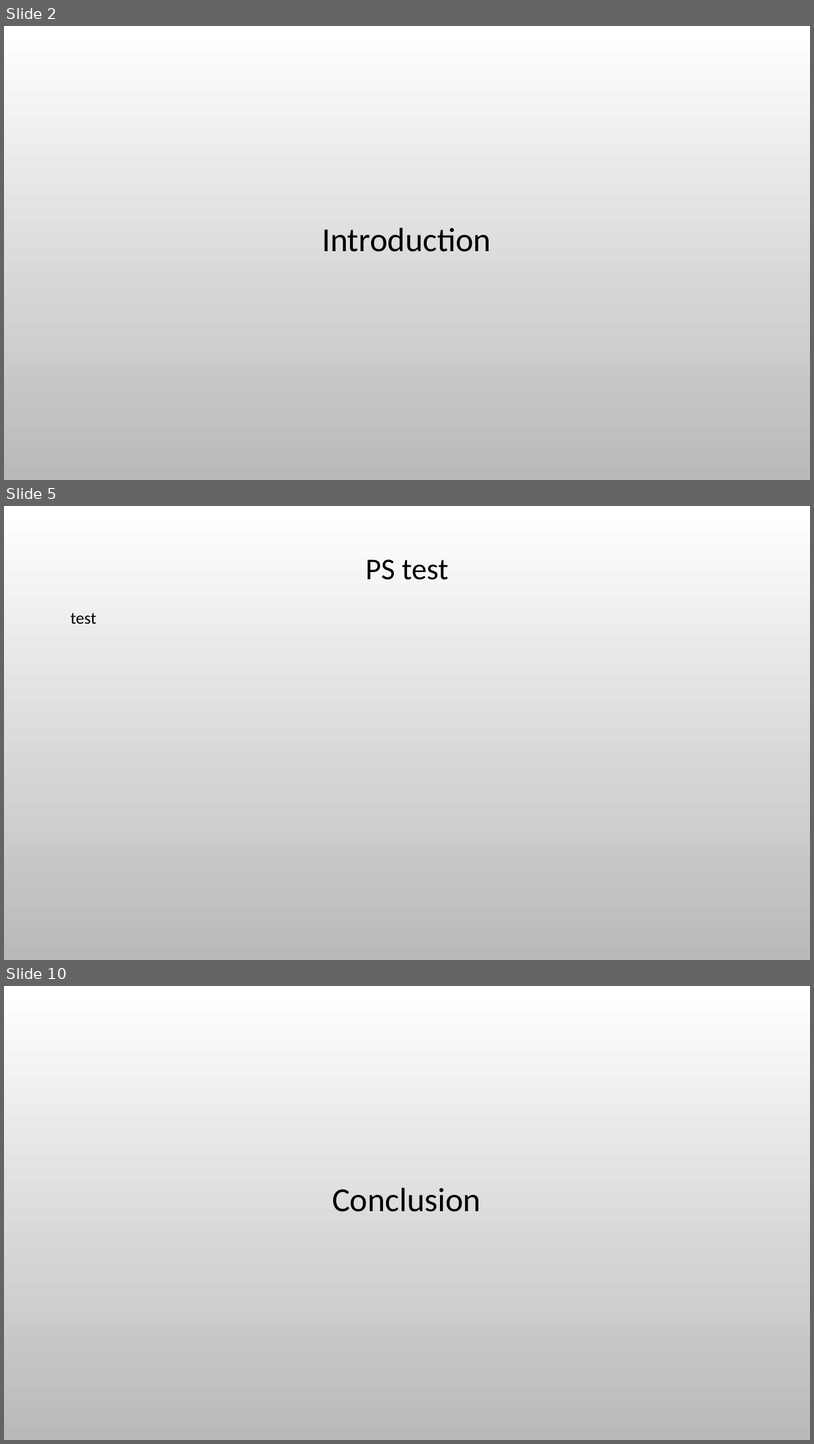
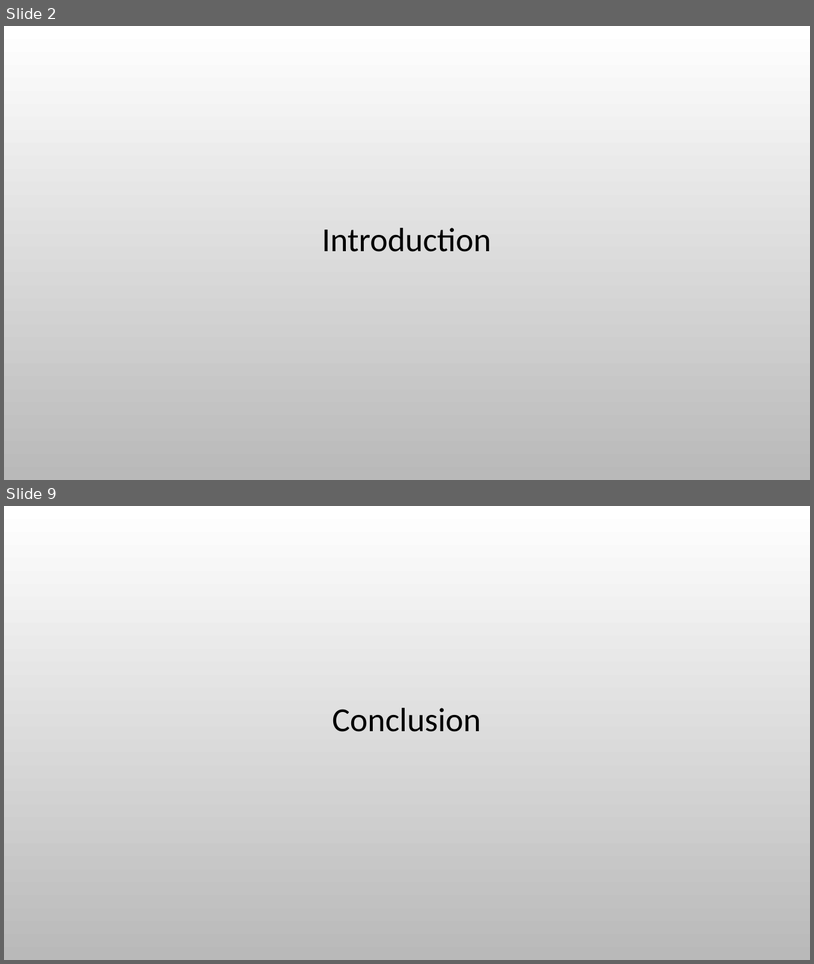
Before and after one commit to ted-dunstone/reports, a slide deck: simple/presentation.pptx. Shown one above the other, each under a label of ours: slides 2, 5 and 10 before the commit, slides 2 and 9 after it; the slides between them are not shown. The pictures are 814x1444 and 814x964 pixels, drawn with LibreOffice and Linux fonts; fonts in the diff are those of the drawing; background and template pictures are left out. Boxes give left, top, right and bottom in pixels: in the first picture for what was removed or moved away, otherwise in the second. Text is boxed around its words. In the diff, an @@ line names an element or a change of style, - is before the commit and + after.

```diff
--- a/simple/presentation.pptx
+++ b/simple/presentation.pptx
@@ slide 5 removed at (4, 506, 810, 960), background picture (left out) @@
@@ title removed at (366, 559, 448, 580) @@
-PS test
@@ text removed at (71, 613, 96, 624) @@
-test
@@ what was slide 10 is now slide 9 @@
```
Also in this commit, not shown: 2 slides changed, 6 slides added, 11 other slides removed, 35 other files.
